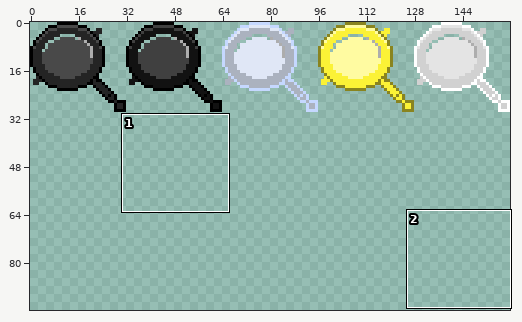
Sprite sheet, stored at Assets/Texture/ScenesLevel/level_1_pot.png. The first picture is a wide view before the edit; the outline marks the close-up.
Close-up. As it was:
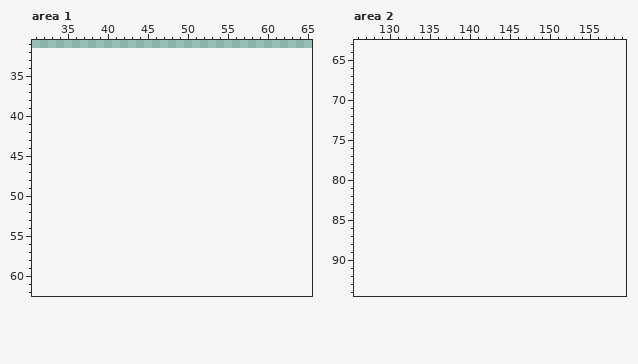
The file is 160x32 pixels. Shown: area 1: x 31..65, y 31..62; area 2: x 126..159, y 63..94. The old version is drawn lined up with the new one, on the new canvas. The commit also changed other parts of the picture, which this record leaves out.
After:
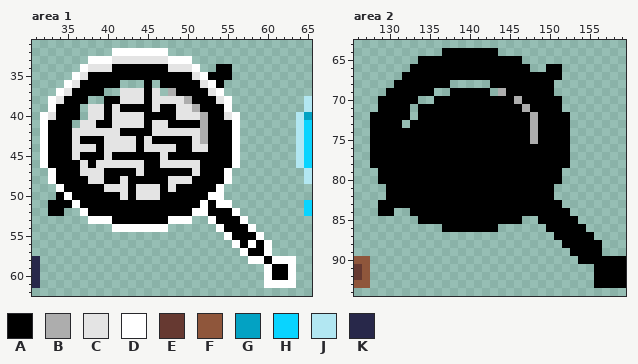
Palette (. is transparent): A #000000  B #adadad  C #e4e4e4  D #ffffff  E #663931  F #8f563b  G #03a2c3  H #09d4ff  J #b2e7f2  K #28284a
Difference:
canvas 160x32 -> 160x96
Changed rows in their new state; - is an unchanged pixel.
Area 1:
first column x 31:
32 ----------DDDDDDD------------------
33 -------DDDCCCCCCCDDD---------------
34 ------DCCCAAAAAAACCCD--AA----------
35 -----DCAAAAAAAAAAAAACDAAA----------
36 ----DCAAAAA---A-AAAAACDA-----------
37 ---DCAAAA--CCCAC-BAAAACD-----------
38 --DCAAA--AACCCACCCCBAAACD---------J
39 --DAAA-CCACAAAACAACCBAAAD---------J
40 -DCAAA-CCACCCCAAAACCCBAACD-------JG
41 -DAAA-CCAACCCCACCAAAABAAAD-------JH
42 -DAAACCCCCCAAAACCCCCCBAAAD-------JH
43 -DAAACAAACCCCACAAAAACBAAAD-------JH
44 -DAAACCCACCCCACCCCAACCAAAD-------JH
45 -DAAACAAACAAAAAACAAAAAAAAD-------JH
46 -DAAAACACCCCCCAACCCCCAAAAD-------JH
47 --DAAACCCAAAACAAAAAACAAAD---------J
48 --DAAAACCAACAAAAACCCAAAAD---------J
49 ---DAAAAACCCACCCACAAAAAD-----------
50 ---ADAAAAAACACCCAAAAAADD-----------
51 --AAADAAAAAAAAAAAAAAADADD---------H
52 --AA--DAAAAAAAAAAAAADDAAAD--------H
53 -------DDDAAAAAAADDD--DAAAD--------
54 ----------DDDDDDD------DAAAD-------
55 ------------------------DAAAD------
56 -------------------------DADAD-----
57 --------------------------DAAD-----
58 K--------------------------DDADDD--
59 K----------------------------DAAD--
60 K----------------------------DAAD--
61 K----------------------------DDDD--
Area 2:
first column x 126:
64 -----------AAAAAAA----------------
65 --------AAAAAAAAAAAAA-------------
66 -------AAAAAAAAAAAAAAA--AA--------
67 ------AAAAAAAAAAAAAAAAAAAA--------
68 -----AAAAAAA-----AAAAAAAA---------
69 ----AAAAAA--AAAAA-BAAAAAA---------
70 ---AAAAA--AAAAAAAAAABAAAAA--------
71 ---AAAA-AAAAAAAAAAAAABAAAA--------
72 --AAAAA-AAAAAAAAAAAAAABAAAA-------
73 --AAAA-AAAAAAAAAAAAAAABAAAA-------
74 --AAAAAAAAAAAAAAAAAAAABAAAA-------
75 --AAAAAAAAAAAAAAAAAAAABAAAA-------
76 --AAAAAAAAAAAAAAAAAAAAAAAAA-------
77 --AAAAAAAAAAAAAAAAAAAAAAAAA-------
78 --AAAAAAAAAAAAAAAAAAAAAAAAA-------
79 ---AAAAAAAAAAAAAAAAAAAAAAA--------
80 ---AAAAAAAAAAAAAAAAAAAAAAA--------
81 ----AAAAAAAAAAAAAAAAAAAAA---------
82 ----AAAAAAAAAAAAAAAAAAAAA---------
83 ---AAAAAAAAAAAAAAAAAAAAAAA--------
84 ---AA--AAAAAAAAAAAAAAAAAAAA-------
85 --------AAAAAAAAAAAAA--AAAAA------
86 -----------AAAAAAA------AAAAA-----
87 -------------------------AAAAA----
88 --------------------------AAAAA---
89 ---------------------------AAAA---
90 FF--------------------------AAAAAA
91 EF----------------------------AAAA
92 EF----------------------------AAAA
93 FF----------------------------AAAA
